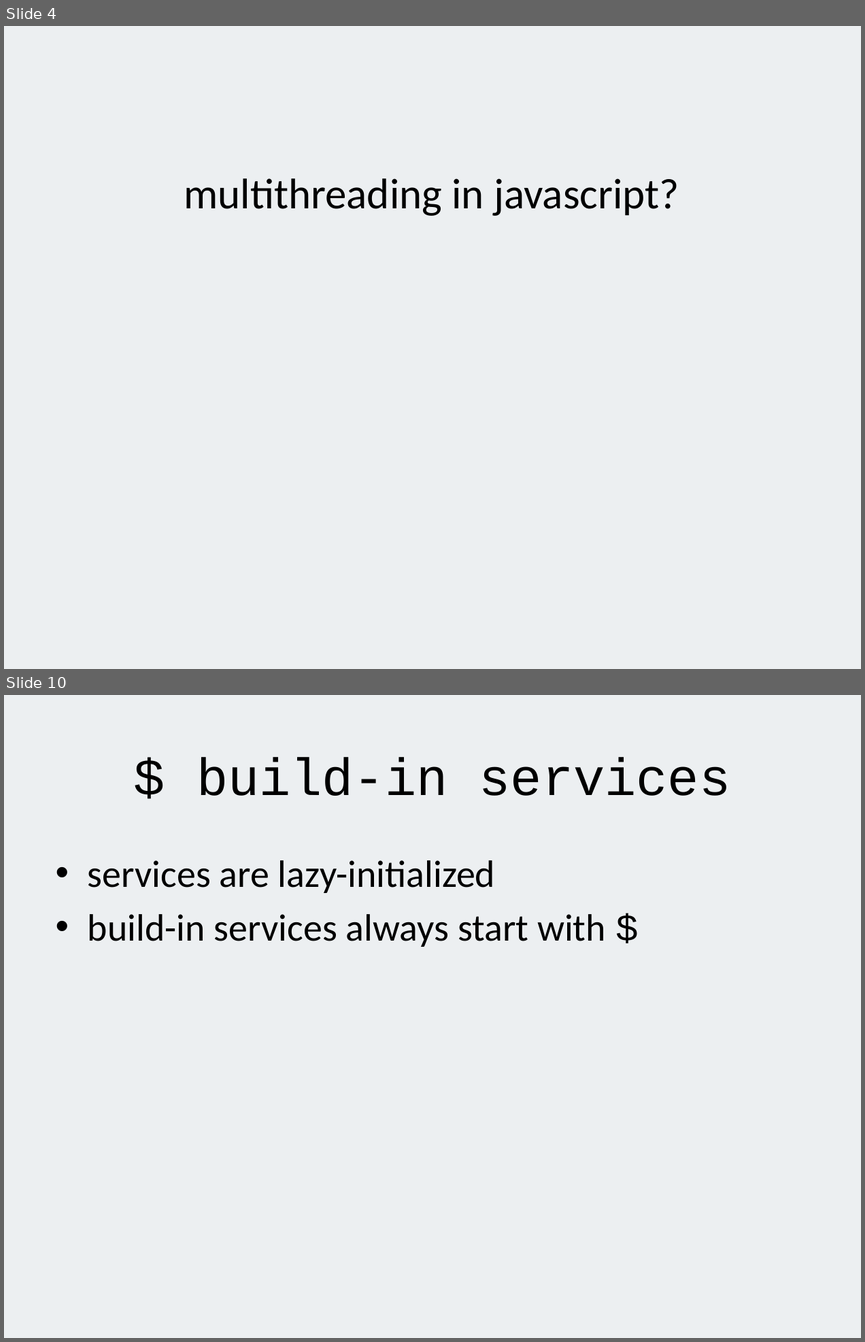
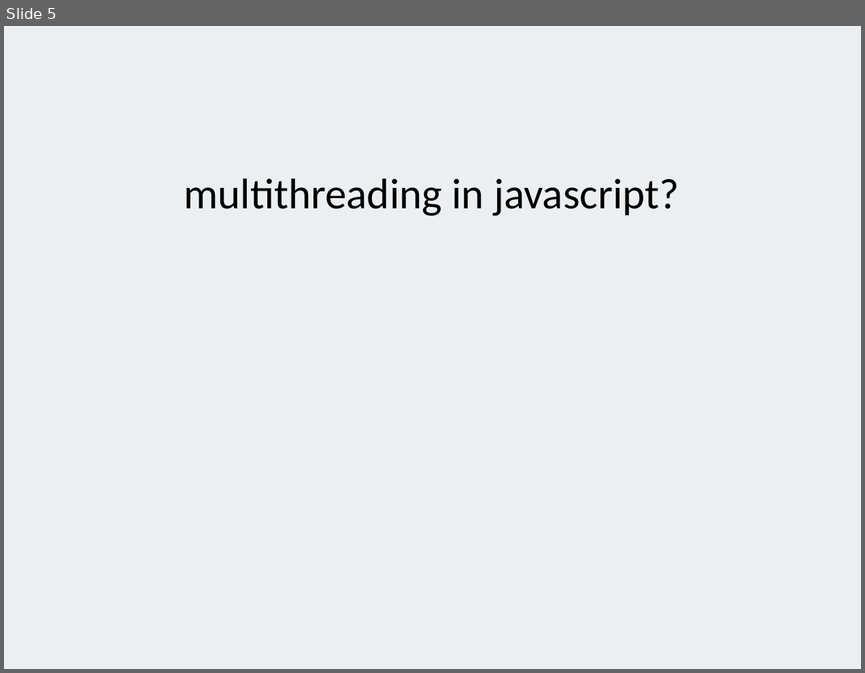
Before and after one commit to alexeymatveevp/angularjs-course, a slide deck: docs/00_jsbasics.pptx. Shown one above the other, each under a label of ours: slides 4 and 10 before the commit, slide 5 after it; the slides between them are not shown. The pictures are 865x1342 and 865x673 pixels, drawn with LibreOffice and Linux fonts; fonts in the diff are those of the drawing. Boxes give left, top, right and bottom in pixels: in the first picture for what was removed or moved away, otherwise in the second. Text is boxed around its words. In the diff, an @@ line names an element or a change of style, - is before the commit and + after.

```diff
--- a/docs/00_jsbasics.pptx
+++ b/docs/00_jsbasics.pptx
@@ slide 10 removed at <box>4,695,861,1338</box>, background #ECEFF1 @@
@@ title removed at <box>196,757,731,796</box> @@
-$ build-in services
@@ text removed at <box>88,860,606,947</box> @@
-• services are lazy-initialized
-• build-in services always start with $
@@ what was slide 4 is now slide 5 @@
```
Also in this commit, not shown: 1 slide changed, 1 slide added, 14 other slides removed, 2 other files.
